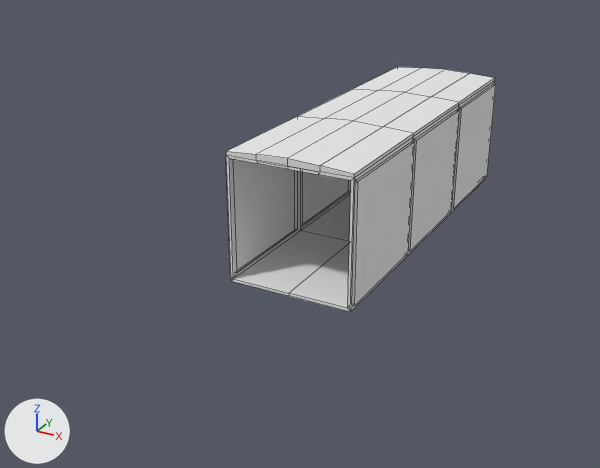
The Blender file Blender Moderls/Level 3 On Train/TrainSet.blend as it was, and as the next commit left it.
The view is the same before and after, from a 50 mm lens placed at (21.4, -49.9, 22.8), pointed at (-3.1, -5.4, 0.6). Lighting does not change. The marker at lower left points along +X, +Y and +Z. Mesh edges are drawn as thin lines.

Before the edit, the objects in view are built like this:
```python
me_cube = bpy.data.meshes.new('Cube')
me_cube.from_pydata(...)  # 104 vertices, 94 faces; spans x 0.0..4.2, y -12.5..12.5, z 0.0..8.4
me_cube.materials.append(mat_material)  # white #e7e7e7
ob_trainset = bpy.data.objects.new('TrainSet', me_cube)
ob_trainset.location = (0.0, 0.0, 0.0)
_m = ob_trainset.modifiers.new('Mirror', 'MIRROR')
```
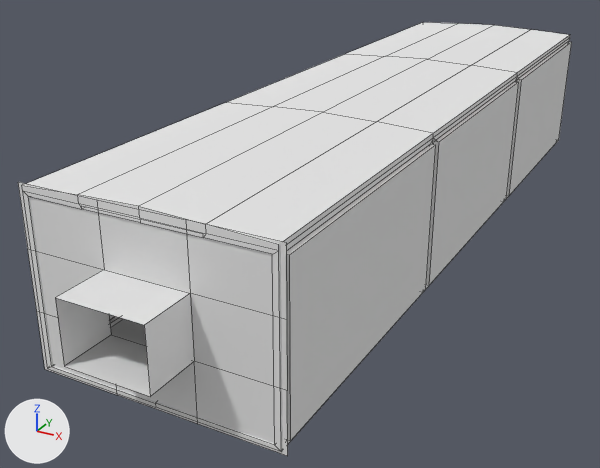
Location of each change, (x1, y1, x2, y2) in pixels of the pictures (600 x 468 px):
'TrainSet', rescaled (103% wider, 75% taller): before (226, 67, 496, 312); after (22, 22, 572, 451)
'Plane', added: after (18, 182, 288, 456)

The change, as a diff of the scene's bpy script:
```diff
--- a/Blender Moderls/Level 3 On Train/TrainSet.blend.py
+++ b/Blender Moderls/Level 3 On Train/TrainSet.blend.py
@@ me_plane @@
+me_plane.from_pydata([(-1.0, -1.0, 0.0), (1.0, -1.0, 0.0), (-1.0, 1.0, 0.0), (1.0, 1.0, 0.0), (-0.33, -1.0, 0.0), (0.33, -1.0, 0.0), (0.33, 1.0, 0.0), (-0.33, 1.0, 0.0), (-1.0, 0.33, 0.0), (-1.0, -0.33, 0.0), (1.0, -0.33, 0.0), (1.0, 0.33, 0.0), (-0.33, -0.33, 0.0), (-0.33, 0.33, 0.0), (0.33, -0.33, 0.0), (0.33, 0.33, 0.0), (-0.33, -0.33, -3.04), (-0.33, 0.33, -3.04), (0.33, -0.33, -3.04), (0.33, 0.33, -3.04)], [], [(15, 11, 3, 6), (8, 13, 7, 2), (13, 15, 6, 7), (4, 5, 14, 12), (13, 12, 16, 17), (0, 4, 12, 9), (9, 12, 13, 8), (5, 1, 10, 14), (14, 10, 11, 15), (12, 14, 18, 16), (15, 13, 17, 19), (14, 15, 19, 18)])
@@ ob_trainset @@
 ob_trainset.location = (0.0, 0.0, 0.0)
+ob_trainset.scale = (1.68, 2.0, 1.18)
 _m = ob_trainset.modifiers.new('Mirror', 'MIRROR')
@@ ob_plane @@
+ob_plane = bpy.data.objects.new('Plane', me_plane)
+ob_plane.location = (0.0, -24.94, 4.83)
+ob_plane.rotation_euler = (-1.571, 0.0, 0.0)  # degrees (-90, 0, 0)
+ob_plane.scale = (7.0, 5.0, 1.0)
```
